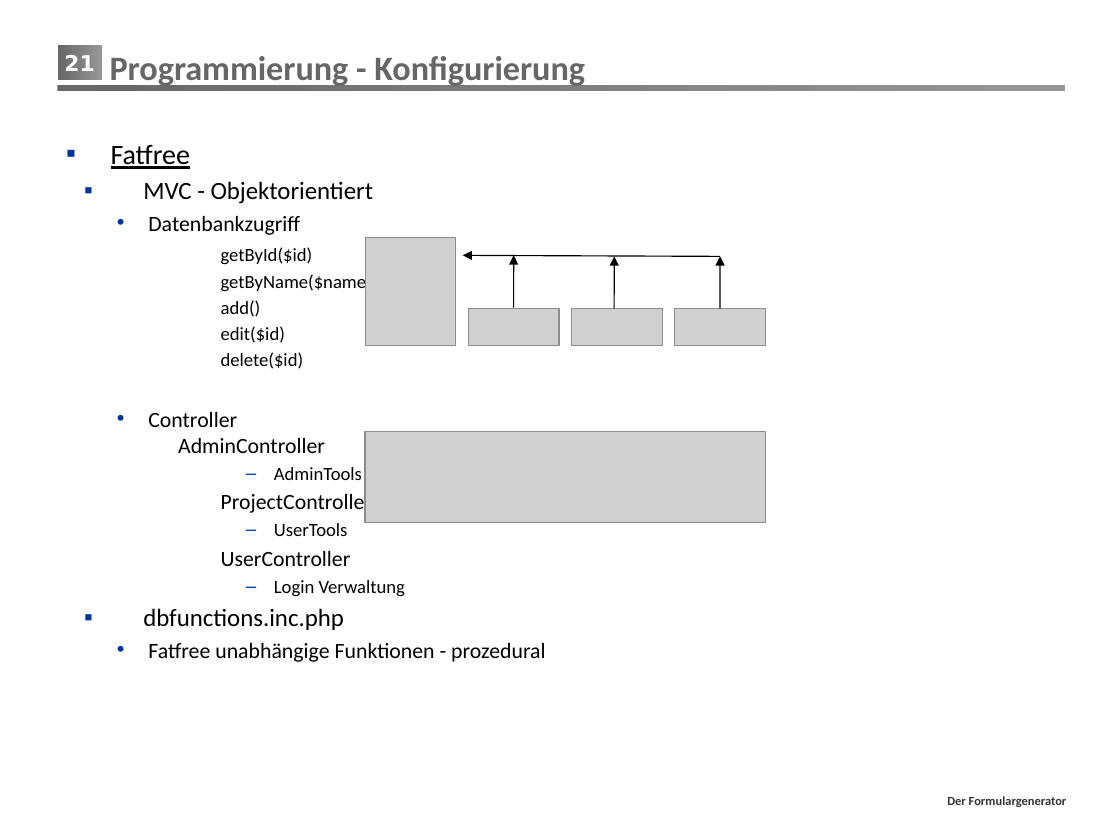
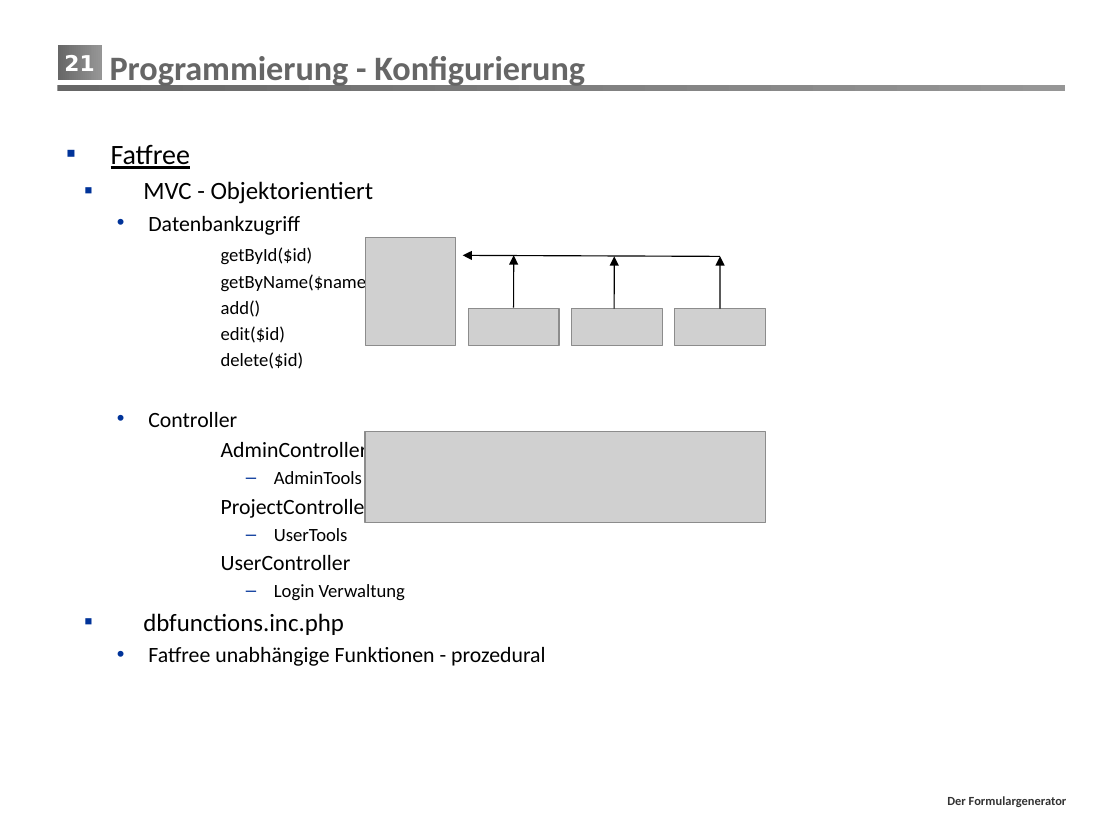
Before and after one commit to mrmorden74/formgen, a slide deck: slide 21 of Präsentation/FormGen.pptx. Drawn at 1120x840 pixels with LibreOffice and Linux fonts; fonts in the diff are those of the drawing; grey boxes stand for pictures; background and template pictures are left out. Boxes give left, top, right and bottom in pixels: in the first picture for what was removed or moved away, otherwise in the second. Text is boxed around its words. In the diff, an @@ line names an element or a change of style, - is before the commit and + after.

```diff
--- a/Präsentation/FormGen.pptx
+++ b/Präsentation/FormGen.pptx
@@ text at box(148, 412, 368, 464): text changed @@
-    • Controller
-      AdminController
+    • Controller
+    AdminController
```
Also in this commit, not shown: 9 other slides changed, 3 slides removed, 1 other file.
